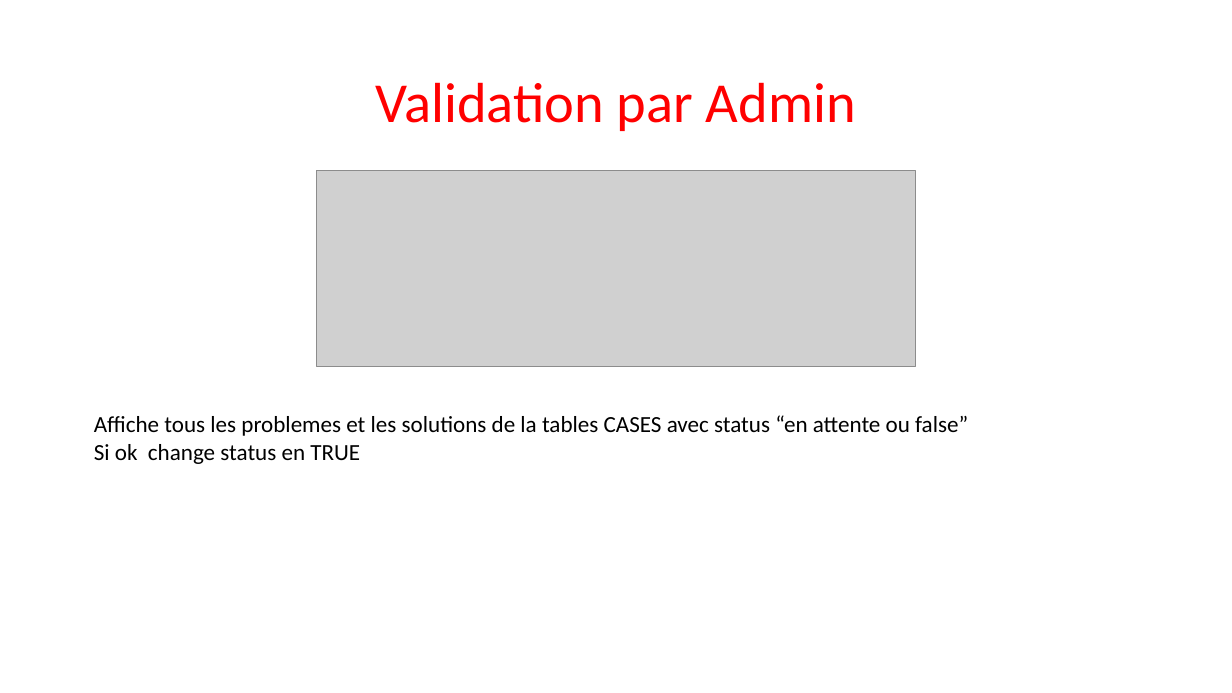
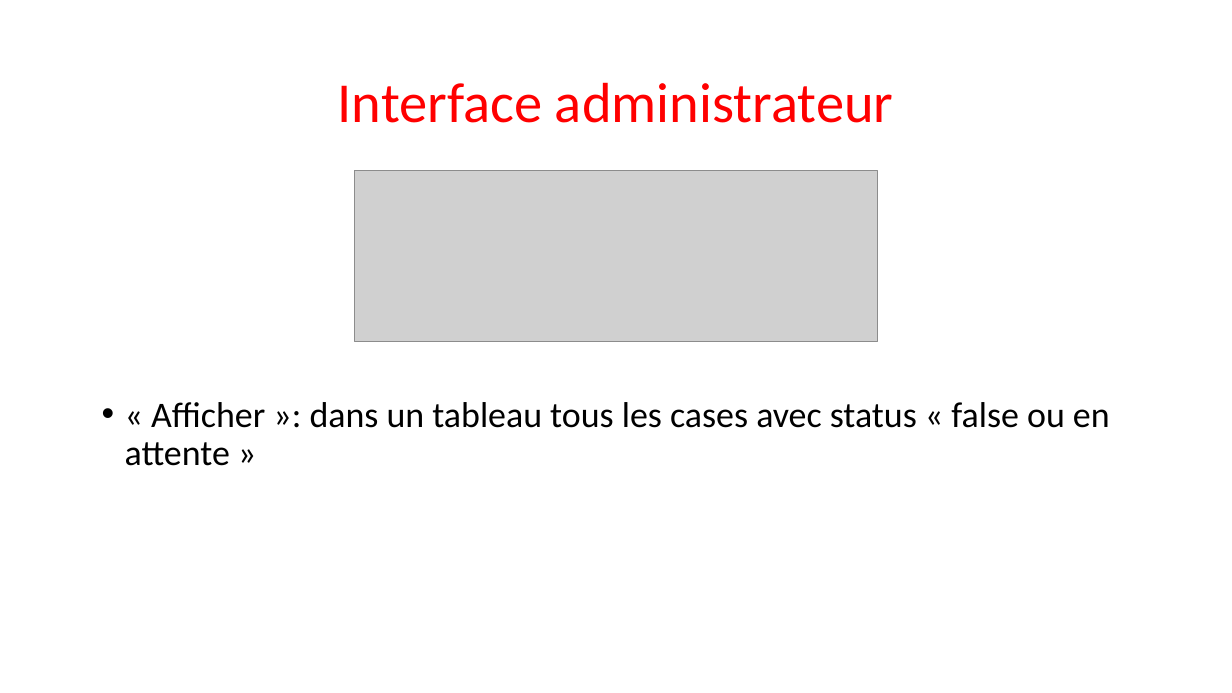
Before and after one commit to Sle3pingForest/StageL3, a slide deck: slide 13 of RapportNam/Nouveau Microsoft PowerPoint Presentation.pptx (slide 10 before the commit). Drawn at 1232x693 pixels with LibreOffice and Linux fonts; fonts in the diff are those of the drawing; grey boxes stand for pictures. Boxes give left, top, right and bottom in pixels: in the first picture for what was removed or moved away, otherwise in the second. Text is boxed around its words. In the diff, an @@ line names an element or a change of style, - is before the commit and + after.

```diff
--- a/RapportNam/Nouveau Microsoft PowerPoint Presentation.pptx
+++ b/RapportNam/Nouveau Microsoft PowerPoint Presentation.pptx
@@ title at box(338, 82, 893, 123): text changed @@
-Validation par Admin
+Interface administrateur
@@ picture: place and size @@
-picture at box(316, 171, 916, 366)
+picture at box(354, 171, 878, 342)
@@ text removed at box(94, 415, 968, 464) @@
-Affiche tous les problemes et les solutions de la tables CASES avec status “en attente ou false”
-Si ok change status en TRUE
@@ text added at box(125, 402, 1110, 466), 28 pt, text #000000 @@
+• « Afficher »: dans un tableau tous les cases avec status « false ou en attente »
```
Also in this commit, not shown: 5 other slides changed, 7 slides added, 4 slides removed, 4 other files.
